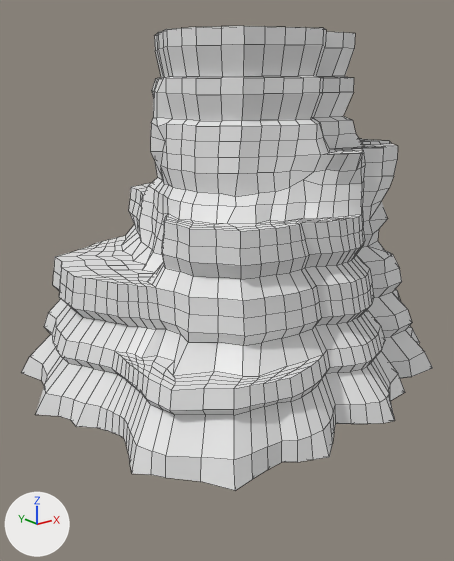
One commit to the FBX model resources/meshes/desert_rocks_5.fbx: the scene before it, then after it.
Before and after are seen from a camera (50 mm lens) standing at (-4.9, -5.68, 3.52) and looking at (-0.13, 0.27, 1.14). The lights are fixed; the arrows at lower left show +X, +Y and +Z. Mesh edges are drawn as thin lines.

The older version as bpy lines, for what is in view:
```python
me_cube = bpy.data.meshes.new('Cube')
me_cube.from_pydata(...)  # 1791 vertices, 1794 faces; spans x -2.65..2.46, y -2.07..2.72, z -1.01..3.04
ob_cube = bpy.data.objects.new('Cube', me_cube)
ob_cube.location = (0.0, 0.0, 1.0)
```
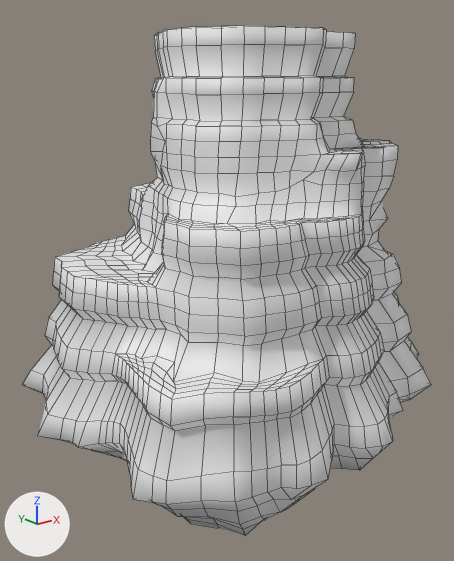
Location of each change, (x1, y1, x2, y2) in pixels of the pictures (454 x 561 px; the box of a moved part takes in the faces that stretch with it):
'Cube', reshaped (10% taller): before (21, 26, 433, 490); after (23, 26, 431, 535)
part 1 of me_cube, moved or reshaped: before (21, 268, 433, 490); after (23, 268, 431, 535)
part 2 of me_cube, shading changed: (53, 26, 399, 345) in both

What changed in the scene script:
```text
Change me_cube:
    used by ob_cube; location = (0.0, 0.0, 1.0)
    remove me_cube.from_pydata(...)  # 1791 vertices, 1794 faces; spans x -2.65..2.46, y -2.07..2.72, z -1.01..3.04
    add me_cube.from_pydata(...)  # 1791 vertices, 1794 faces; spans x -2.65..2.46, y -2.07..2.72, z -2.31..3.04
    me_cube part 1: 705 of 1791 vertices moved; they spanned x -2.65..2.46, y -2.07..2.72, z -1.01..0.18 and now span x -2.65..2.46, y -2.07..2.72, z -2.31..0.17; mean shift (0.0, 0.0, -0.35); largest move (0.02, 0.6, -1.0) -> (0.02, 0.6, -2.31)
    me_cube part 2: edges marked sharp go from 2745 to 0
```
